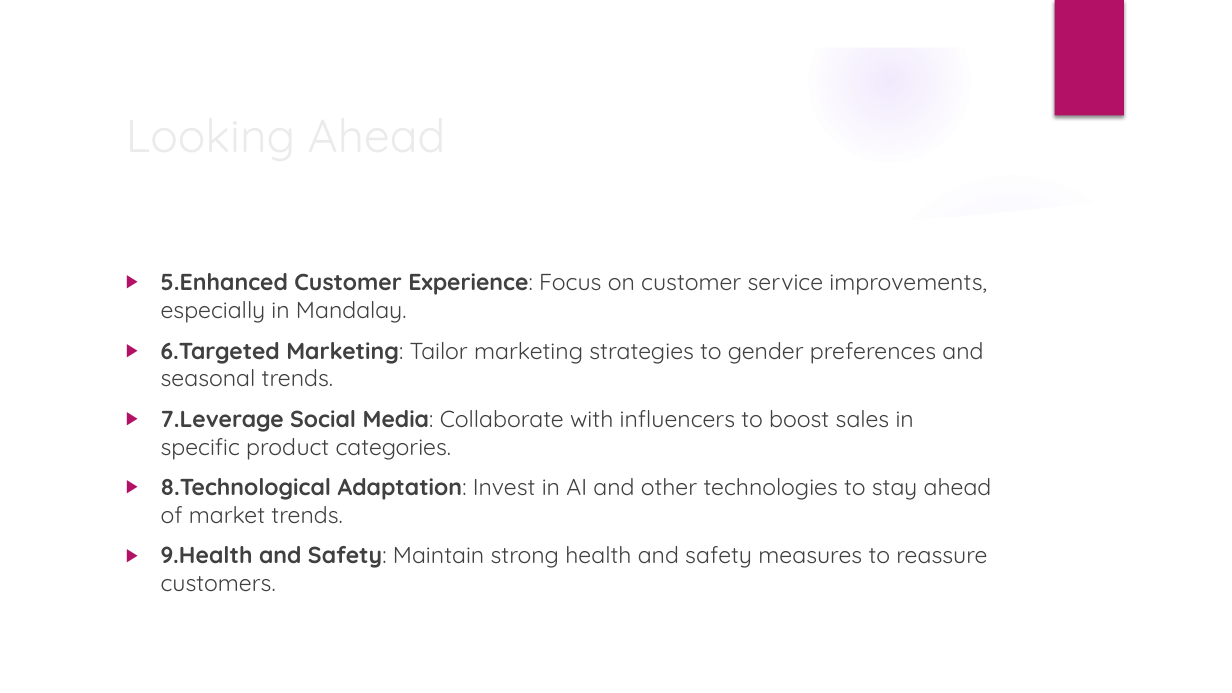
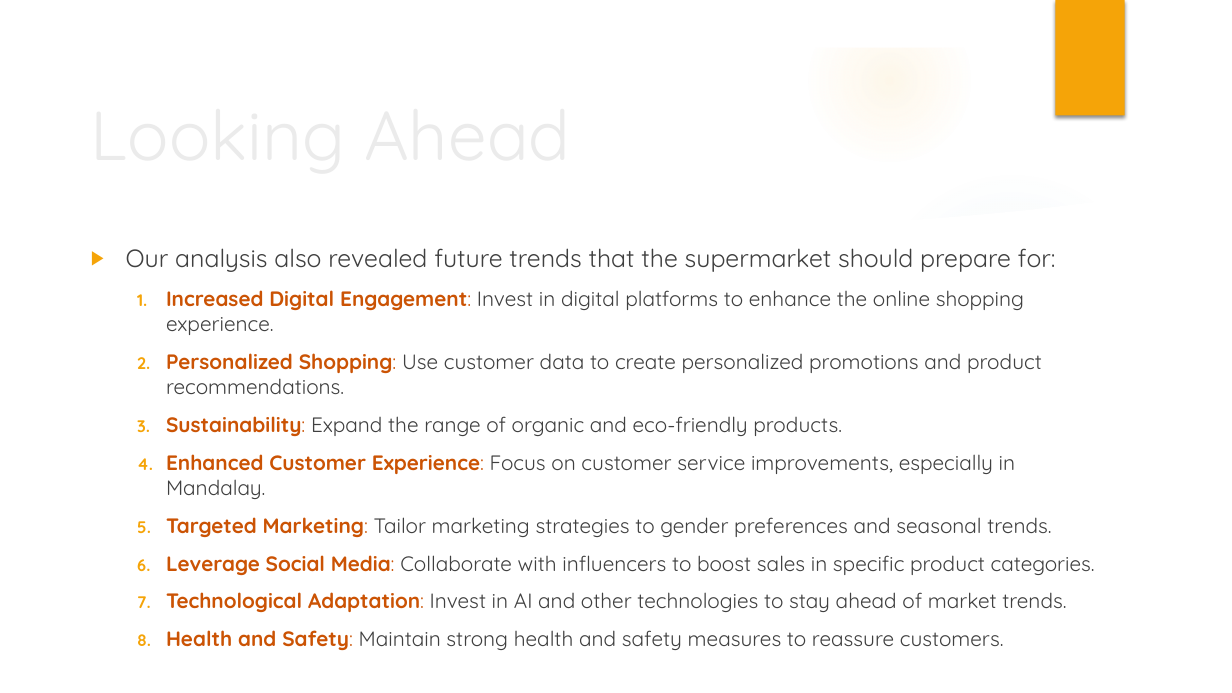
Before and after one commit to OmarderbalaAQ/NTI-CAPSTONE-D.A, a slide deck: slide 8 of The Journey of analysis.pptx. Drawn at 1232x693 pixels with LibreOffice and Linux fonts; fonts in the diff are those of the drawing; background and template pictures are left out. Boxes give left, top, right and bottom in pixels: in the first picture for what was removed or moved away, otherwise in the second. Text is boxed around its words. In the diff, an @@ line names an element or a change of style, - is before the commit and + after.

```diff
--- a/The Journey of analysis.pptx
+++ b/The Journey of analysis.pptx
@@ ellipse at bbox=[809, 0, 970, 162]: fill gradient #9B6BF2 to gradient #FAC96A @@
@@ rectangle at bbox=[1055, 0, 1125, 116]: fill #B31166 to #F5A408 @@
@@ title "Looking Ahead": place and size @@
-title "Looking Ahead" at bbox=[924, 478, 992, 495]
+title "Looking Ahead" at bbox=[836, 592, 897, 608]
@@ title "Looking Ahead" at bbox=[836, 592, 897, 608]: size 36 to 54 pt; vertical alignment middle to bottom @@
@@ fill gradient #9B6BF2 to gradient #8EBBD2 in 3 elements at bbox=[0, 293, 238, 531], bbox=[870, 593, 970, 693], bbox=[870, 169, 1154, 454] @@
@@ text "Our analysis also revealed future ..." at bbox=[126, 248, 1095, 650]: vertical alignment top to middle @@
@@ text at bbox=[126, 248, 1095, 650]: text changed; size 18 to 16.2 pt @@
-▶ 5.Enhanced Customer Experience: Focus on customer service improvements, especially in Mandalay.
-▶ 6.Targeted Marketing: Tailor marketing strategies to gender preferences and seasonal trends.
-▶ 7.Leverage Social Media: Collaborate with influencers to boost sales in specific product categories.
-▶ 8.Technological Adaptation: Invest in AI and other technologies to stay ahead of market trends.
-▶ 9.Health and Safety: Maintain strong health and safety measures to reassure customers.
+▶ Our analysis also revealed future trends that the supermarket should prepare for:
+  1. Increased Digital Engagement: Invest in digital platforms to enhance the online shopping experience.
+  2. Personalized Shopping: Use customer data to create personalized promotions and product recommendations.
+  3. Sustainability: Expand the range of organic and eco-friendly products.
+  4. Enhanced Customer Experience: Focus on customer service improvements, especially in Mandalay.
+  5. Targeted Marketing: Tailor marketing strategies to gender preferences and seasonal trends.
+  6. Leverage Social Media: Collaborate with influencers to boost sales in specific product categories.
+  7. Technological Adaptation: Invest in AI and other technologies to stay ahead of market trends.
+  8. Health and Safety: Maintain strong health and safety measures to reassure customers.
@@ ellipse at bbox=[0, 270, 423, 693]: fill gradient #9B6BF2 to gradient #FAC96A @@
@@ ellipse added at bbox=[870, 592, 970, 692], fill gradient #FAC96A @@
```
Also in this commit, not shown: 5 other slides changed, 3 slides added, 3 slides removed, 3 other files.
